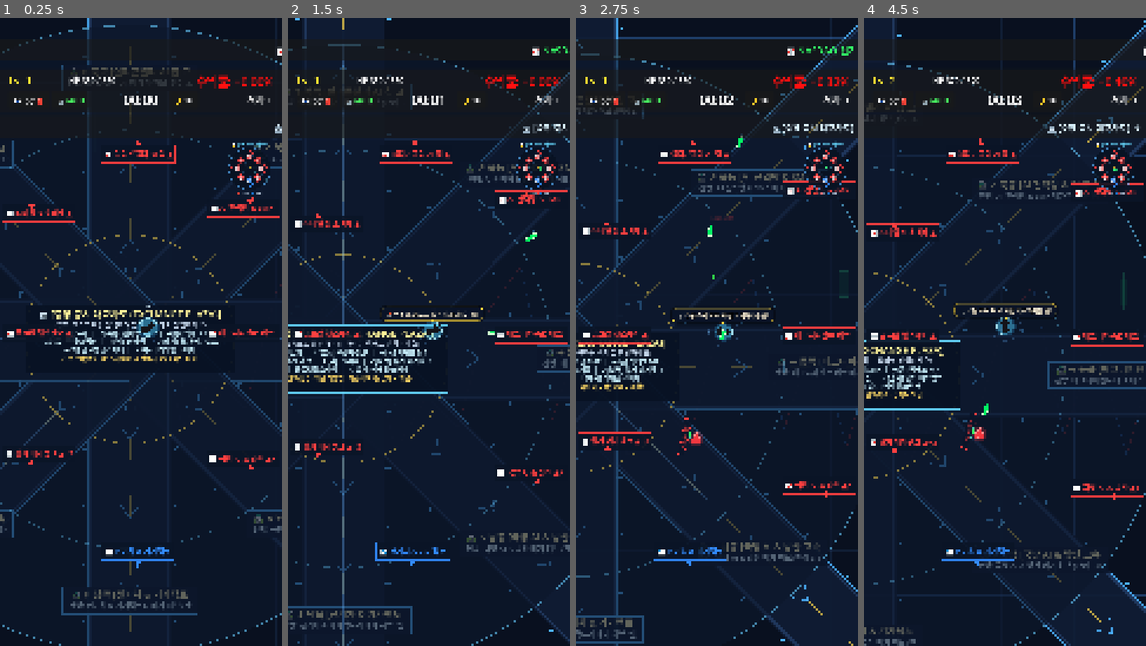
Above: before the commit, frames 1-4 (left to right).
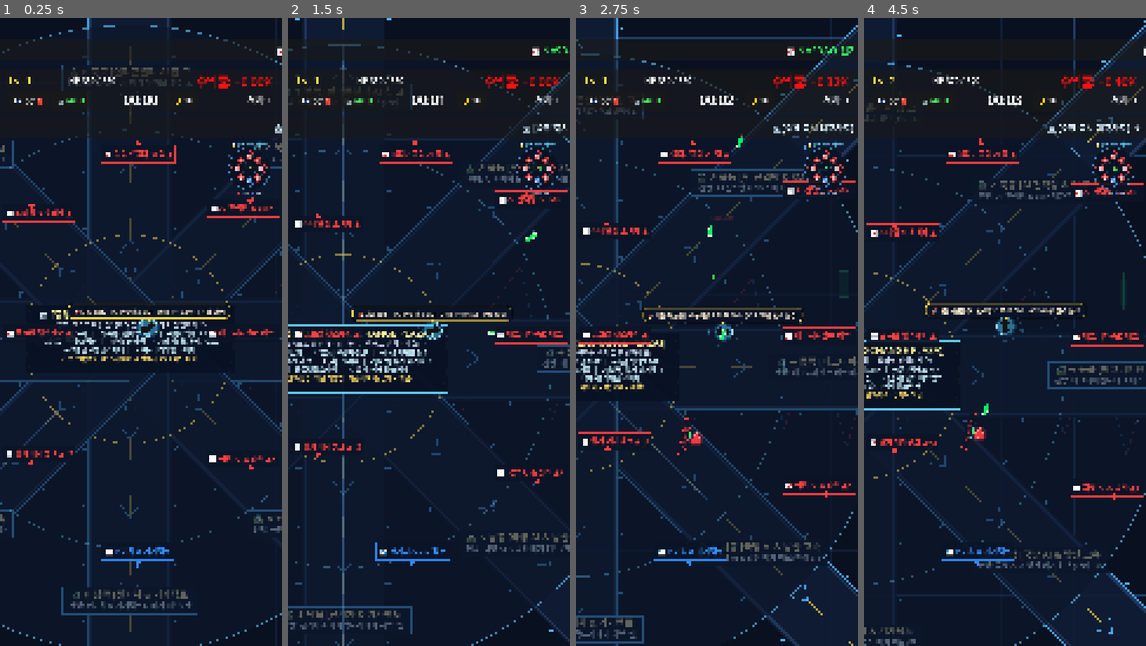
Above: after the commit, the same moments.

Repository: gamcatch/stock-rpg
Game: Godot game, scene res://scenes/main.tscn
Same seed, same stepped clock (60 frames per second), same inputs: the game is played once before the commit and once after it.
Inputs (mouse positions are in pixels of both pictures, inside the frame that each line leads up to):
- Up to frame 1 (0.25 s): no input
- Up to frame 2 (1.5 s): move the mouse to (491, 300) at 0.52 s; hold D (move_right) 0.53-1.25 s; click (491, 300) at 0.67 s; drag from (372, 363) to (437, 332) at 1.27 s
- Up to frame 3 (2.75 s): move the mouse to (745, 193) at 2.02 s; hold D (move_right) from 2.03 s (still down)
- Up to frame 4 (4.5 s): release D (move_right) at 2.75 s; drag from (990, 457) to (999, 275) at 2.77 s; click "🤖 퀀트 AI 모델 [신규 매수] 모든 무기 공격력 …" at 3.5 s; click "🧲 유동성 흡수 (자석) [신규 매수] 배당금 젬 흡…" at 4.25 s

The runs differ from the first frame. In frame 1, 0.7% of the frame differs, in the area x 23-82%, y 45-49%; in frame 2, 0.4%; in frame 3, 0.5%; in frame 4, 0.5%.

Commit message:
fix: 자동 사냥 경로 고정 상태 머신 도입 - 이동 중 목표 강제 변경 방지 및 16초 완주 보장

Diff:
--- a/scenes/player.gd
+++ b/scenes/player.gd
@@ -15,9 +15,13 @@
 var magnet_pulse_timer: float = 0.0
 
 # --- 방치형 RPG AUTO-PLAY AI & 말풍선 혼잣말 시스템 ---
+enum AutoPlayState {
+	TRAVELING, # 지정된 급등주 성역으로 고속 직진 이동 (경로 이탈 및 중간 타겟 변경 절대 불가)
+	FARMING    # 성역 도착 완료 후 16초간 제단 주변에서 배당 수확 & 집중 사냥
+}
+var auto_play_state: AutoPlayState = AutoPlayState.TRAVELING
 var is_auto_play: bool = true
 var manual_override_timer: float = 0.0
-var auto_target_pos: Vector2 = Vector2.ZERO
 var auto_status_text: String = "🤖 AUTO 사냥 중"
 var patrol_timer: float = 0.0
 var current_target_stock: Dictionary = {}
@@ -64,6 +68,9 @@
 		if not old_sec_key.is_empty():
 			visited_sector_cooldowns[old_sec_key] = 45.0 # 동일 섹터 45초간 재방문 방지 (타 섹터 적극 순회!)
 	current_target_stock = _select_best_rising_stock()
+	auto_play_state = AutoPlayState.TRAVELING
+	stay_at_target_timer = 0.0
+	is_on_highway_cruise = true
 	if not current_target_stock.is_empty():
 		var st_name = current_target_stock.get("name", "")
 		var sec_name = current_target_stock.get("sector_name", "")
@@ -92,17 +99,12 @@
 		say_monologue("🤖 방치형 AUTO-PLAY 모드 재개! 급등주 찾아 고고~", 3.0, true)
 
 func _on_breaking_news_nav(headline: String, sector_key: String, effect_type: String, duration: float):
-	if MarketDataManager.sectors.has(sector_key):
-		var sec = MarketDataManager.sectors[sector_key]
-		var target = sec.get("position", Vector2.ZERO)
-		if sec.has("stocks"):
-			for st in sec["stocks"]:
-				if st.get("name", "") in headline:
-					target = st.get("world_pos", target)
-					break
-		auto_target_pos = target
-		auto_status_text = "🚨 속보 출동: %s" % sec.get("name", sector_key)
-		print("[PlayerAnt AI] 주식 속보 발생! 해당 좌표로 자동 질주: ", target)
+	# 📢 속보는 흥미진진한 주식 시장 브리핑 혼잣말로 반응하되,
+	# 현재 이동 중이거나 파밍 중인 개미의 목표를 강제로 납치하여 길을 잃게 만들지 않습니다!
+	var short_hl = headline
+	if short_hl.length() > 22:
+		short_hl = short_hl.substr(0, 20) + "..."
+	say_monologue("📢 속보: %s" % short_hl, 3.5, false)
 
 func _draw():
 	var font = ThemeDB.fallback_font
@@ -316,24 +318,26 @@
 		if visited_sector_cooldowns[k] <= 0.0:
 			visited_sector_cooldowns.erase(k)
 
-	# 2. 속보 긴급 목표가 유효하고 아직 도착하지 않았을 때
-	if auto_target_pos != Vector2.ZERO:
-		var to_news = auto_target_pos - global_position
-		if to_news.length() > 220.0:
-			auto_status_text = "🚨 속보 성역으로 고속도로 질주!"
-			is_on_highway_cruise = true
-			return to_news.normalized()
-		else:
-			auto_target_pos = Vector2.ZERO # 도착 완료
-
-	# 3. 현재 타겟 검증 및 없으면 즉시 선택
+	# 2. 현재 타겟 종목 확인 (없거나 거래 정지/VI 상태면 새로운 상승 종목 선택)
 	if current_target_stock.is_empty() or current_target_stock.get("is_halted", false):
-		current_target_stock = _select_best_rising_stock()
-
-	# 4. 근접 위험 적 회피 & 카이팅 (< 230px)
+		_rotate_to_next_sector()
+		if current_target_stock.is_empty():
+			# 폴백: 대기
+			is_on_highway_cruise = false
+			patrol_timer += delta
+			return Vector2(cos(patrol_timer * 0.8), sin(patrol_timer * 0.8))
+
+	var st_name = current_target_stock.get("name", "상승 종목")
+	var st_rate = current_target_stock.get("rate", 0.0)
+	var sec_name = current_target_stock.get("sector_name", "")
+	var st_pos = current_target_stock.get("world_pos", global_position)
+	var to_st = st_pos - global_position
+	var dist_to_st = to_st.length()
+
+	# 3. 근접 위험 적 회피 & 카이팅 (< 200px)
 	var enemies = get_tree().get_nodes_in_group("enemy")
 	var danger_enemy: Node2D = null
-	var min_danger_dist: float = 230.0
+	var min_danger_dist: float = 200.0
 
 	for e in enemies:
 		if is_instance_valid(e) and not e.is_dead:
@@ -346,59 +350,56 @@
 		var to_danger = danger_enemy.global_position - global_position
 		var e_name = danger_enemy.get("stock_name") if "stock_name" in danger_enemy else "적"
 		auto_status_text = "⚔️ 근접 교전: %s" % str(e_name)
-		if min_danger_dist < 120.0:
+		if min_danger_dist < 110.0:
 			return -to_danger.normalized() # 너무 가까우면 즉시 후퇴
 		else:
 			# 측면 회피 기동
 			return Vector2(-to_danger.y, to_danger.x).normalized() * 0.85
 
-	# 5. 근처 배당금 젬(EXP) 흡수 (가까운 반경 220px)
+	# 4. 근처 배당금 젬(EXP) 흡수 (가까운 반경 200px)
 	var gems = get_tree().get_nodes_in_group("exp_gem")
 	if not gems.is_empty():
 		for g in gems:
-			if is_instance_valid(g) and global_position.distance_to(g.global_position) < 220.0:
+			if is_instance_valid(g) and global_position.distance_to(g.global_position) < 200.0:
 				return (g.global_position - global_position).normalized()
 
-	# 6. 상승 종목 성역으로 질주 & 순회 파밍
-	if not current_target_stock.is_empty():
-		var st_name = current_target_stock.get("name", "상승 종목")
-		var st_rate = current_target_stock.get("rate", 0.0)
-		var sec_name = current_target_stock.get("sector_name", "")
-		var st_pos = current_target_stock.get("world_pos", global_position)
-		var to_st = st_pos - global_position
-		var dist_to_st = to_st.length()
-
-		# 해당 종목 성역으로 이동 중 (고속도로 쾌속 이동)
-		if dist_to_st > 350.0:
+	# 5. 상태 머신: 이동(TRAVELING) vs 파밍(FARMING)
+	if auto_play_state == AutoPlayState.TRAVELING:
+		# 목표 종목 성역 제단 반경 380px 이내에 진입하면 도착으로 판정하고 FARMING 상태로 전환!
+		if dist_to_st <= 380.0:
+			auto_play_state = AutoPlayState.FARMING
+			stay_at_target_timer = 0.0
+			is_on_highway_cruise = false
+			say_monologue("🔥 [%s +%.1f%%] 도착! 폭풍 사냥 시작!" % [st_name, st_rate], 3.5, true)
+		else:
+			# 목표 지점을 향해 직진 (고속도로 쾌속 이동!)
 			is_on_highway_cruise = true
 			var sign_str = "+" if st_rate >= 0.0 else ""
-			auto_status_text = "🛣️ [%s] %s (%s%.1f%%) 고속 순항" % [sec_name, st_name, sign_str, st_rate]
+			auto_status_text = "🛣️ [%s] %s (%s%.1f%%) 고속 순항 (%.0fm)" % [sec_name, st_name, sign_str, st_rate, dist_to_st]
 			return to_st.normalized()
-		else:
-			# 성역 도착: 해당 종목 제단 주변에서 16초간 체류하며 집중 사냥 & 배당 수확!
-			if is_on_highway_cruise:
-				is_on_highway_cruise = false
-				say_monologue("🔥 [%s +%.1f%%] 도착! 폭풍 사냥 시작!" % [st_name, st_rate], 3.5, true)
-
-			stay_at_target_timer += delta
-			var time_left = int(ceil(max(0.0, 16.0 - stay_at_target_timer)))
-			auto_status_text = "🔥 [%s +%.1f%%] 수확 중 (%ds)" % [st_name, st_rate, time_left]
-
-			# 16초 체류 완료 시 다음 섹터 급등주로 전환!
-			if stay_at_target_timer >= 16.0:
-				stay_at_target_timer = 0.0
-				_rotate_to_next_sector()
-				return Vector2.ZERO
-
-			patrol_timer += delta
-			var orbit_vec = Vector2(cos(patrol_timer * 1.6), sin(patrol_timer * 1.6)) * 150.0
-			var patrol_target = st_pos + orbit_vec
-			return (patrol_target - global_position).normalized()
-
-	# 7. 기본 폴백: 중앙 광장 주변 완만한 패트롤
-	is_on_highway_cruise = false
-	patrol_timer += delta
-	return Vector2(cos(patrol_timer * 0.8), sin(patrol_timer * 0.8))
+
+	# 6. FARMING 상태: 목표 성역에 확고히 체류하며 16초 완주 보장!
+	if auto_play_state == AutoPlayState.FARMING:
+		is_on_highway_cruise = false
+		stay_at_target_timer += delta
+		var time_left = int(ceil(max(0.0, 16.0 - stay_at_target_timer)))
+		auto_status_text = "🔥 [%s +%.1f%%] 수확 중 (%ds)" % [st_name, st_rate, time_left]
+
+		# 16초 체류 완료 시에만 다음 섹터 급등주로 전환!
+		if stay_at_target_timer >= 16.0:
+			stay_at_target_timer = 0.0
+			_rotate_to_next_sector()
+			return Vector2.ZERO
+
+		# 제단에서 너무 멀어지지 않도록 중심 반경 유지 및 원형 순회
+		patrol_timer += delta
+		var orbit_vec = Vector2(cos(patrol_timer * 1.6), sin(patrol_timer * 1.6)) * 180.0
+		var patrol_target = st_pos + orbit_vec
+		var to_patrol = patrol_target - global_position
+		return to_patrol.normalized()
+
+	# 기본 폴백
+	return Vector2.ZERO
 
 func _process_weapons(delta):
 	# 1. Green Candle Beam
